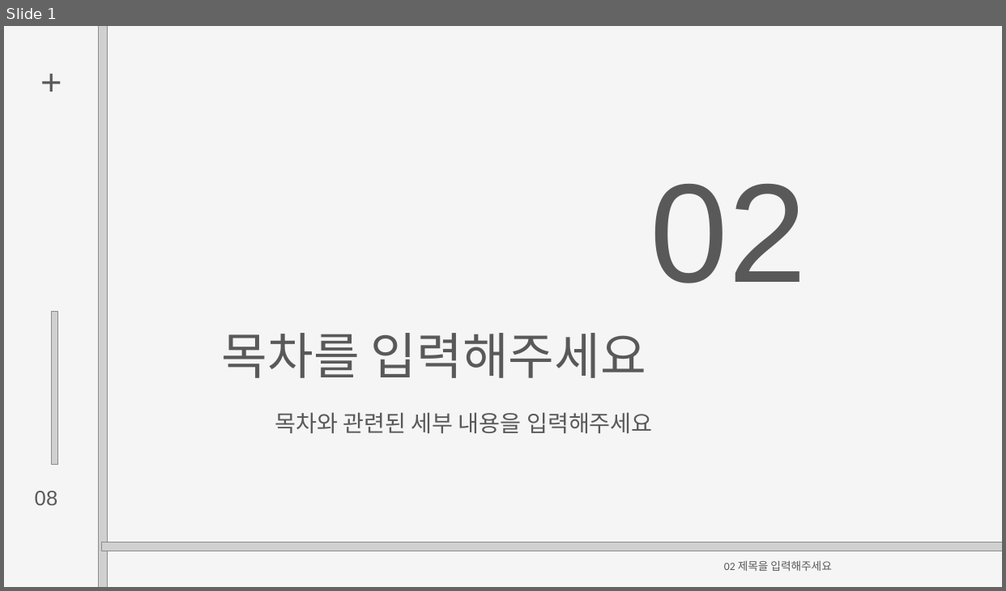
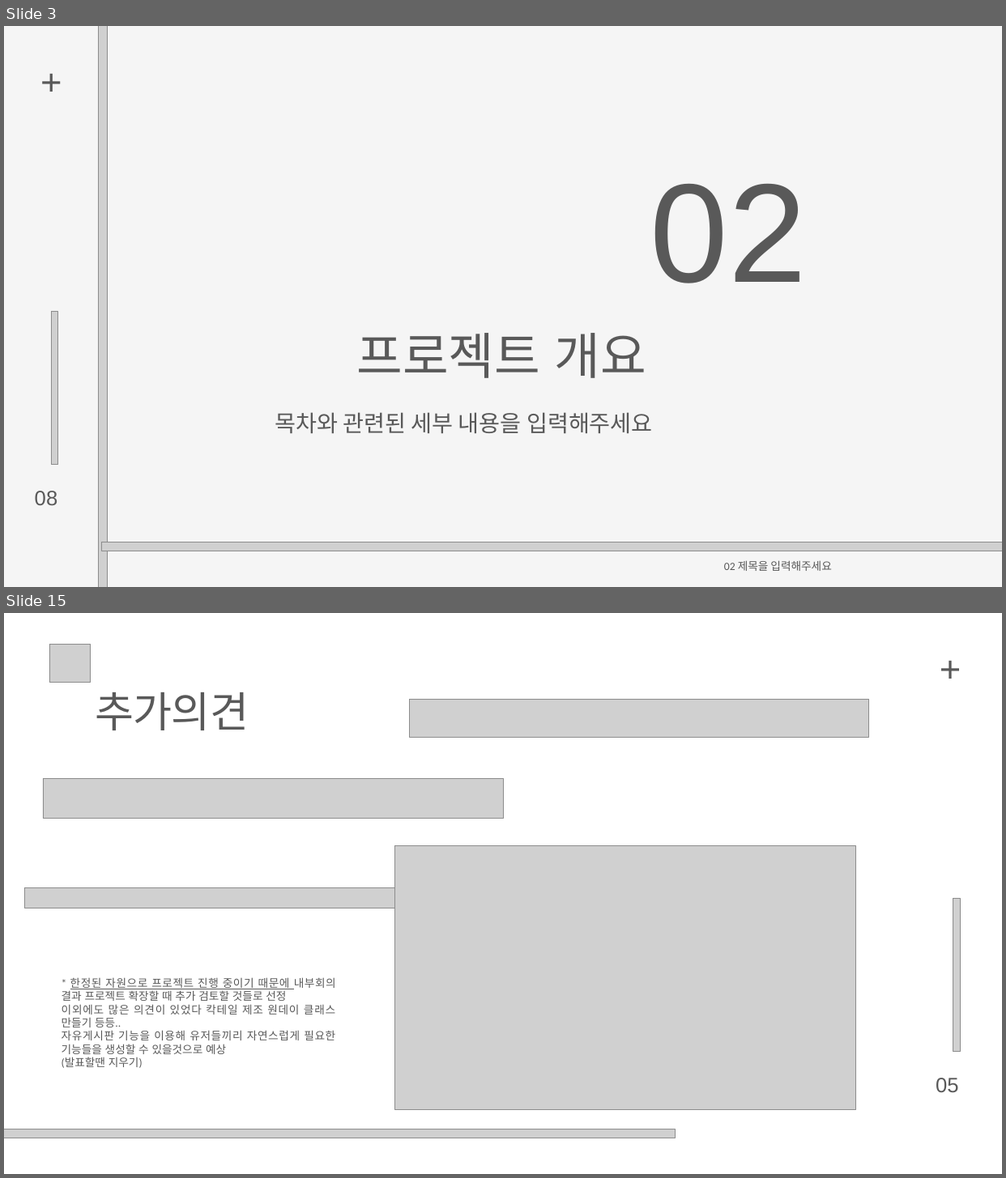
Before and after one commit to byungmeo/CockFit, a slide deck: Documents/팀프로젝트1_7조(방구석낭만)_제안서발표자료.pptx. Shown one above the other, each under a label of ours: slide 1 before the commit, slides 3 and 15 after it; the slides between them are not shown. The pictures are 1006x591 and 1006x1178 pixels, drawn with LibreOffice and Linux fonts; fonts in the diff are those of the drawing; grey boxes stand for pictures. Boxes give left, top, right and bottom in pixels: in the first picture for what was removed or moved away, otherwise in the second. Text is boxed around its words. In the diff, an @@ line names an element or a change of style, - is before the commit and + after.

```diff
--- a/Documents/팀프로젝트1_7조(방구석낭만)_제안서발표자료.pptx
+++ b/Documents/팀프로젝트1_7조(방구석낭만)_제안서발표자료.pptx
@@ slide 15 added at box(4, 613, 1002, 1174), background #FFFFFF @@
@@ picture added at box(49, 644, 91, 683) @@
@@ text added at box(930, 643, 970, 711), 53 pt, text #595959 @@
++
@@ text added at box(96, 692, 249, 730), 61 pt, text #595959 @@
+추가의견
@@ picture added at box(409, 699, 869, 737) @@
@@ picture added at box(43, 778, 503, 819) @@
@@ picture added at box(394, 846, 856, 1110) @@
@@ picture added at box(25, 888, 487, 908) @@
@@ picture added at box(953, 898, 960, 1051) @@
@@ text added at box(62, 977, 336, 1068), 16 pt, text #595959 @@
+* 한정된 자원으로 프로젝트 진행 중이기 때문에 내부회의 결과 프로젝트 확장할 때 추가 검토할 것들로 선정
+이외에도 많은 의견이 있었다 칵테일 제조 원데이 클래스 만들기 등등..
+자유게시판 기능을 이용해 유저들끼리 자연스럽게 필요한 기능들을 생성할 수 있을것으로 예상
+(발표할땐 지우기)
@@ text added at box(936, 1078, 959, 1093), 30 pt, text #595959 @@
+05
@@ picture added at box(4, 1130, 675, 1139) @@
@@ what was slide 1 is now slide 3 @@
@@ slide 3 changed as well @@
@@ text at box(356, 333, 646, 378): text changed @@
-목차를 입력해주세요
+프로젝트 개요
```
Also in this commit, not shown: 3 other slides changed, 28 other slides added, 9 slides removed, 3 other files.
